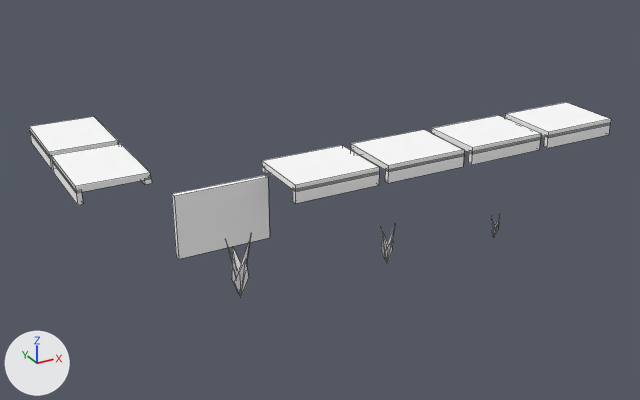
An edit to the OBJ model Games/GuruttoWorld/Assets/Models/GuidanceLab/Cue5B/Baked/Block-0-1.obj, drawn before and after from the same camera.
Before and after are seen from a 50 mm lens placed at (-9.65, 1.14, 9.47), pointed at (-0.87, 17.1, 1.49). The lights are fixed; the arrows at lower left show +X, +Y and +Z. The first picture is the older version. Mesh edges are drawn as thin lines. Where no turn or scale is listed for an object, it has been applied to the vertices. Vertices at exactly the same position are counted once.

In view in the first picture: 'Block-0-1'.
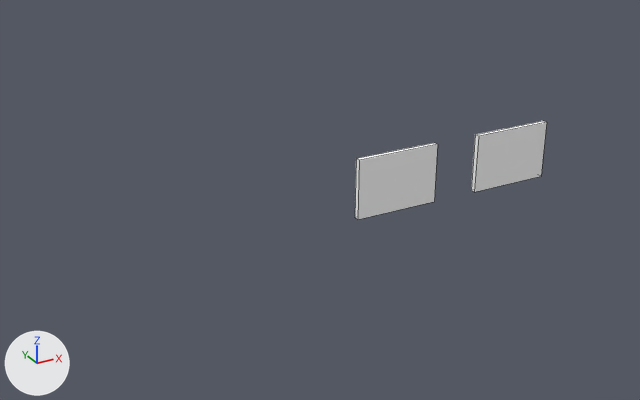
Location of each change, (x1, y1, x2, y2) in pixels of the pictures (640 x 400 px):
'Block-0-1', reshaped (67% narrower, 49% shorter): before (29, 102, 611, 297); after (355, 121, 547, 220)
part 1 of me_block_0_1, added: after (471, 121, 547, 192)
part 2 of me_block_0_1, added: after (355, 143, 438, 220)
part 3 of me_block_0_1, deleted: before (492, 215, 500, 236)
part 4 of me_block_0_1, deleted: before (381, 225, 395, 263)
part 5 of me_block_0_1, deleted: before (228, 243, 250, 297)
part 6 of me_block_0_1, deleted: before (172, 175, 270, 259)
part 7 of me_block_0_1, deleted: before (142, 177, 152, 185)
part 8 of me_block_0_1, deleted: before (505, 102, 611, 138)
part 9 of me_block_0_1, deleted: before (30, 133, 53, 169)
part 10 of me_block_0_1, deleted: before (431, 115, 541, 154)
part 11 of me_block_0_1, deleted: before (351, 130, 464, 172)
part 12 of me_block_0_1, deleted: before (262, 145, 379, 191)
part 13 of me_block_0_1, deleted: before (51, 144, 150, 192)
part 14 of me_block_0_1, deleted: before (29, 116, 118, 158)
part 15 of me_block_0_1, deleted: before (543, 123, 610, 148)
part 16 of me_block_0_1, deleted: before (468, 139, 540, 165)
part 17 of me_block_0_1, deleted: before (385, 155, 464, 183)
part 18 of me_block_0_1, deleted: before (293, 172, 379, 204)
part 19 of me_block_0_1, deleted: before (52, 161, 83, 205)

The change, as a diff of the scene's bpy script:
```diff
--- a/Games/GuruttoWorld/Assets/Models/GuidanceLab/Cue5B/Baked/Block-0-1.obj.py
+++ b/Games/GuruttoWorld/Assets/Models/GuidanceLab/Cue5B/Baked/Block-0-1.obj.py
@@ me_block_0_1 @@
 # used by ob_block_0_1; location = (0.0, 0.0, 0.0)
-me_block_0_1.from_pydata(...)  # 191 vertices, 138 faces; spans x -6.4..4.9, y 14.35..20.0, z 0.26..3.26
+me_block_0_1.from_pydata(...)  # 16 vertices, 12 faces; spans x -0.96..3.96, y 15.32..15.44, z 1.75..3.05
+# me_block_0_1 part 1: a new loose piece, a box spanning x 2.04..3.96, y 15.32..15.44, z 1.75..3.05, in mat_white (white #ffffff)
+# me_block_0_1 part 2: a new loose piece, a box spanning x -0.96..0.96, y 15.32..15.44, z 1.75..3.05, in mat_white (white #ffffff)
+# me_block_0_1 part 3: the loose piece of 13 vertices spanning x 2.88..3.12, y 15.52..15.78, z 0.26..0.85 is deleted
+# me_block_0_1 part 4: the loose piece of 13 vertices spanning x -0.19..0.19, y 15.44..15.86, z 0.34..1.27 is deleted
+# me_block_0_1 part 5: the loose piece of 13 vertices spanning x -3.78..-3.22, y 15.34..15.96, z 0.44..1.83 is deleted
+# me_block_0_1 part 6: the loose piece of 8 vertices spanning x -4.76..-2.84, y 15.62..15.74, z 1.65..2.95 is deleted
+# me_block_0_1 part 7: the loose piece of 8 vertices spanning x -5.12..-4.98, y 16.2..18.0, z 3.04..3.16 is deleted
+# me_block_0_1 part 8: the loose piece of 8 vertices spanning x 3.1..4.9, y 14.35..15.75, z 3.13..3.26 is deleted
+# me_block_0_1 part 9: the loose piece of 8 vertices spanning x -6.4..-6.3, y 18.2..20.0, z 2.9..3.18 is deleted
+# me_block_0_1 part 10: the loose piece of 8 vertices spanning x 1.1..2.9, y 14.35..15.75, z 3.13..3.26 is deleted
+# me_block_0_1 part 11: the loose piece of 8 vertices spanning x -0.9..0.9, y 14.35..15.75, z 3.13..3.26 is deleted
+# me_block_0_1 part 12: the loose piece of 8 vertices spanning x -2.9..-1.1, y 14.35..15.75, z 3.13..3.26 is deleted
+# me_block_0_1 part 13: the loose piece of 8 vertices spanning x -6.4..-5.0, y 16.2..18.0, z 3.13..3.26 is deleted
+# me_block_0_1 part 14: the loose piece of 8 vertices spanning x -6.4..-5.0, y 18.2..20.0, z 3.13..3.26 is deleted
+# me_block_0_1 part 15: the loose piece of 8 vertices spanning x 3.1..4.9, y 14.35..14.45, z 2.9..3.18 is deleted
+# me_block_0_1 part 16: the loose piece of 8 vertices spanning x 1.1..2.9, y 14.35..14.45, z 2.9..3.18 is deleted
+# me_block_0_1 part 17: the loose piece of 8 vertices spanning x -0.9..0.9, y 14.35..14.45, z 2.9..3.18 is deleted
+# me_block_0_1 part 18: the loose piece of 8 vertices spanning x -2.9..-1.1, y 14.35..14.45, z 2.9..3.18 is deleted
+# me_block_0_1 part 19: the loose piece of 8 vertices spanning x -6.4..-6.3, y 16.2..18.0, z 2.9..3.18 is deleted
+# other edits to the shape of me_block_0_1 do not show in these pictures
 me_block_0_1.materials.append(mat_white)
```
